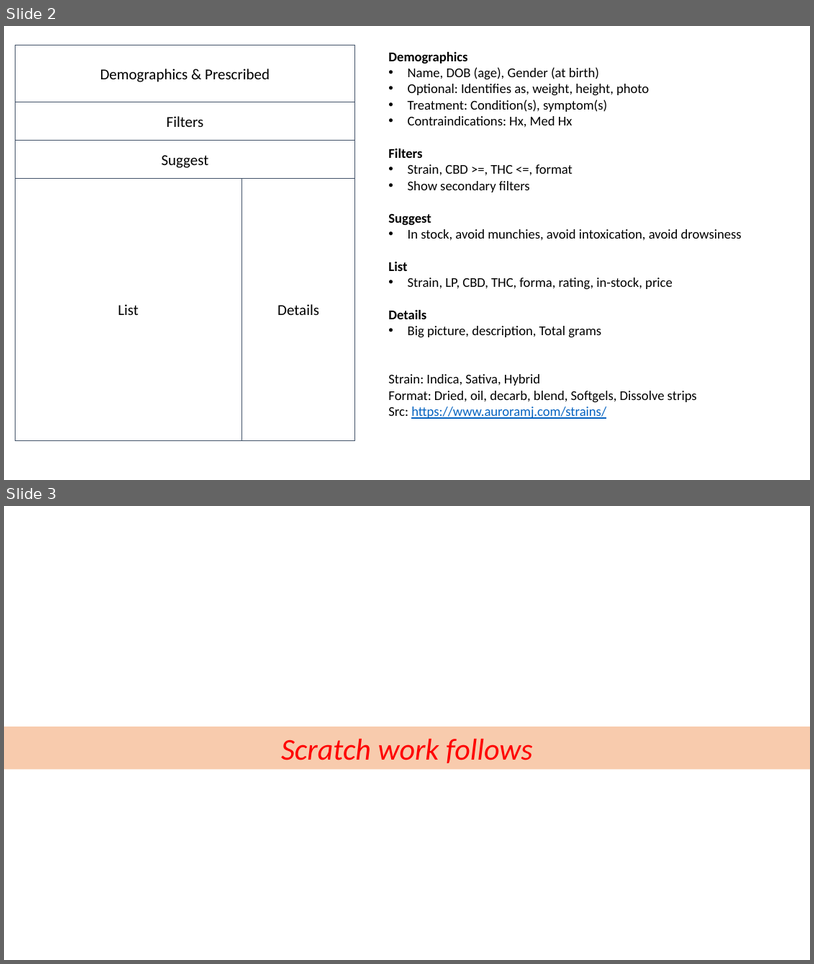
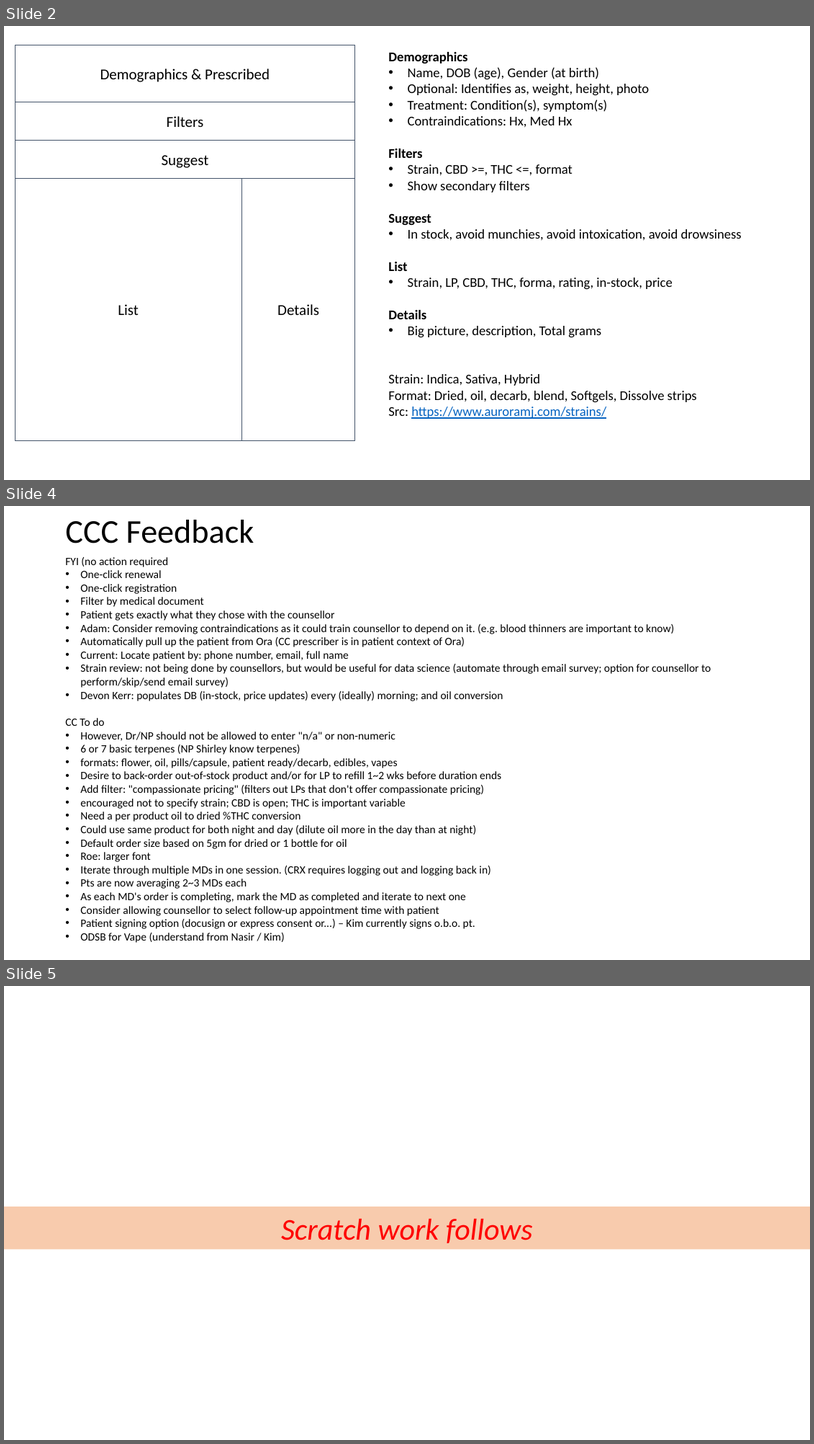
Before and after one commit to mradamcole/mradamcole, a slide deck: HC cannabis Rx.pptx. Shown one above the other, each under a label of ours: slides 2 and 3 before the commit, slides 2, 4 and 5 after it; the slides between them are not shown. The pictures are 814x964 and 814x1444 pixels, drawn with LibreOffice and Linux fonts; fonts in the diff are those of the drawing. Boxes give left, top, right and bottom in pixels: in the first picture for what was removed or moved away, otherwise in the second. Text is boxed around its words. In the diff, an @@ line names an element or a change of style, - is before the commit and + after.

```diff
--- a/HC cannabis Rx.pptx
+++ b/HC cannabis Rx.pptx
@@ slide 4 added at [4,506,810,960], background #FFFFFF @@
@@ title added at [65,520,255,543], 39.6 pt, text #000000 @@
+CCC Feedback
@@ text added at [65,557,711,942], 13.3 pt, text #000000 @@
+FYI (no action required
+• One-click renewal
+• One-click registration
+• Filter by medical document
+• Patient gets exactly what they chose with the counsellor
+• Adam: Consider removing contraindications as it could train counsellor to depend on it. (e.g. blood thinners are important to know)
+• Automatically pull up the patient from Ora (CC prescriber is in patient context of Ora)
+• Current: Locate patient by: phone number, email, full name
+• Strain review: not being done by counsellors, but would be useful for data science (automate through email survey; option for counsellor to perform/skip/send email survey)
+• Devon Kerr: populates DB (in-stock, price updates) every (ideally) morning; and oil conversion
+CC To do
+• However, Dr/NP should not be allowed to enter "n/a" or non-numeric
+• 6 or 7 basic terpenes (NP Shirley know terpenes)
+• formats: flower, oil, pills/capsule, patient ready/decarb, edibles, vapes
+• Desire to back-order out-of-stock product and/or for LP to refill 1~2 wks before duration ends
+• Add filter: "compassionate pricing" (filters out LPs that don't offer compassionate pricing)
+• encouraged not to specify strain; CBD is open; THC is important variable
+• Need a per product oil to dried %THC conversion
+• Could use same product for both night and day (dilute oil more in the day than at night)
+• Default order size based on 5gm for dried or 1 bottle for oil
+• Roe: larger font
+• Iterate through multiple MDs in one session. (CRX requires logging out and logging back in)
+• Pts are now averaging 2~3 MDs each
+• As each MD's order is completing, mark the MD as completed and iterate to next one
+• Consider allowing counsellor to select follow-up appointment time with patient
+• Patient signing option (docusign or express consent or...) – Kim currently signs o.b.o. pt.
+• ODSB for Vape (understand from Nasir / Kim)
@@ what was slide 3 is now slide 5 @@
```
Also in this commit, not shown: 1 other slide added, 2 other files.
